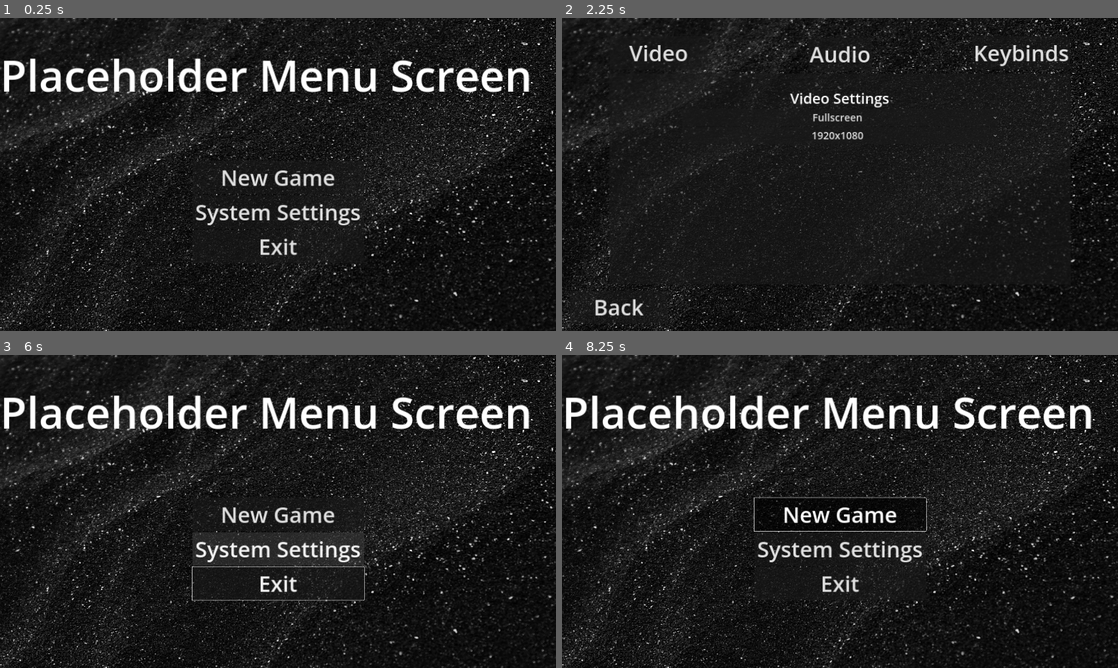
Above: before the commit, frames 1-4 (two rows, left to right).
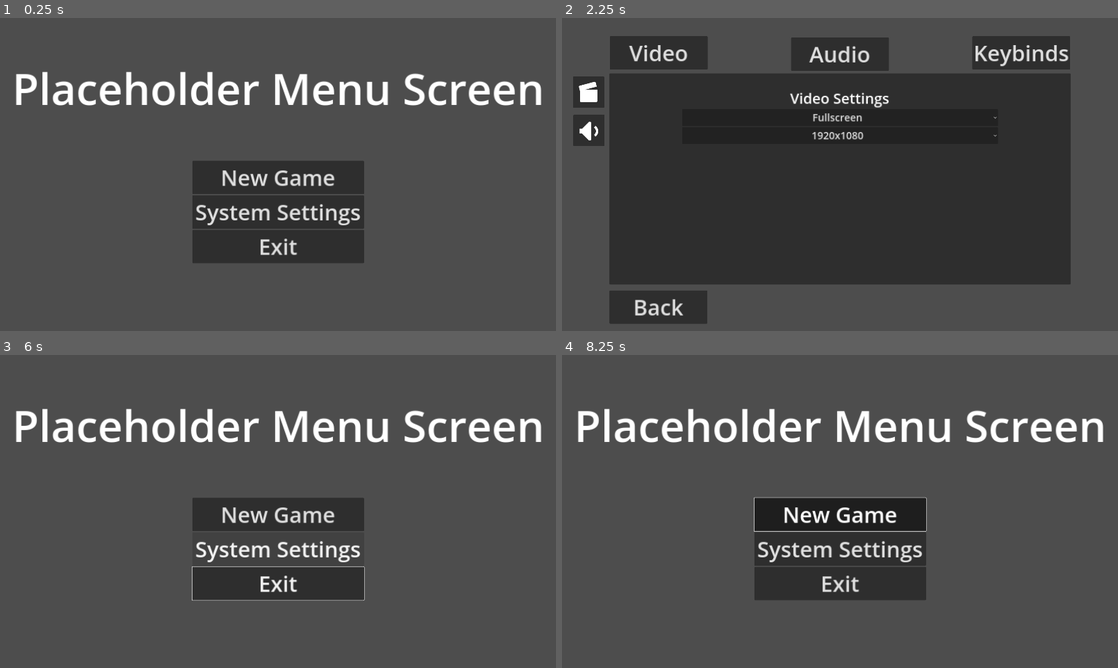
Above: after the commit, the same moments.

Repository: Zapiltar-E7/MenuConcept
Game: Godot game, scene res://Menus/main_menu_PHDR.tscn
Same seed, same stepped clock (60 frames per second), same inputs: the game is played once before the commit and once after it.
Inputs (mouse positions are in pixels of both pictures, inside the frame that each line leads up to):
- Up to frame 1 (0.25 s): no input
- Up to frame 2 (2.25 s): click "New Game" at 0.5 s; click "New Game" at 1.25 s; click "System Settings" at 2 s
- Up to frame 3 (6 s): click "Back" at 2.75 s; tap Enter at 3.5, 5 s; move the mouse to (400, 495) at 3.52 s; hold D (strafe_right) 3.53-4.25 s; tap F (block) at 3.6 s; click (400, 495) at 3.67 s; tap Space (jump) at 3.77, 4.25, 5.75 s; drag from (166, 527) to (250, 574) at 4.27 s; move the mouse to (333, 442) at 5.02 s; hold D (strafe_right) 5.03-5.75 s; tap C (crouch) at 5.1 s; drag from (250, 574) to (111, 464) at 5.77 s
- Up to frame 4 (8.25 s): move the mouse to (1006, 558) at 6.52 s; hold A (strafe_left) 6.53-7.25 s; click (1006, 558) at 6.6 s; drag from (673, 464) to (756, 433) at 7.27 s; move the mouse to (867, 511) at 8.02 s; hold S (move_backward) from 8.03 s (still down); hold Shift (sprint) from 8.03 s (still down); click (867, 511) at 8.17 s

The runs differ from the first frame. In frame 1, 89% of the frame differs, in the area x 0-100%, y 0-100%; in frame 2, 56%; in frame 3, 89%; in frame 4, 89%.

Commit message:
Icons
Free icons added

Diff:
--- a/soul-like-shenanigans/Menus/main_menu_PHDR.tscn
+++ b/soul-like-shenanigans/Menus/main_menu_PHDR.tscn
@@ -1,19 +1,9 @@
-[gd_scene load_steps=9 format=3 uid="uid://6yocw0mwpx13"]
+[gd_scene load_steps=5 format=3 uid="uid://6yocw0mwpx13"]
 
 [ext_resource type="Script" path="res://Menus/scripts/main_menu_phdr.gd" id="1_gpwtt"]
-[ext_resource type="Texture2D" uid="uid://dpauvtthakjdy" path="res://audio/adrien-olichon-RCAhiGJsUUE-unsplash.jpg" id="2_ap1sn"]
 [ext_resource type="PackedScene" uid="uid://envu7citva8h" path="res://Menus/system_settings.tscn" id="2_y70mu"]
 [ext_resource type="PackedScene" uid="uid://d3ula0ymkyvam" path="res://Menus/keybinds.tscn" id="3_kiphy"]
 [ext_resource type="AudioStream" uid="uid://drjbvjkttya7s" path="res://audio/menu music/fatalechoes.mp3" id="5_o2di7"]
-
-[sub_resource type="SystemFont" id="SystemFont_k0n8r"]
-font_names = PackedStringArray("Comic Sans MS")
-
-[sub_resource type="SystemFont" id="SystemFont_elquo"]
-font_names = PackedStringArray("Comic Sans MS")
-
-[sub_resource type="SystemFont" id="SystemFont_0ll33"]
-font_names = PackedStringArray("Comic Sans MS")
 
 [node name="Main Menu UI" type="Control"]
 layout_mode = 3
@@ -24,19 +14,6 @@
 grow_vertical = 2
 script = ExtResource("1_gpwtt")
 
-[node name="TextureRect" type="TextureRect" parent="."]
-layout_mode = 1
-anchors_preset = 15
-anchor_right = 1.0
-anchor_bottom = 1.0
-offset_left = -2040.0
-offset_top = -1460.0
-offset_right = 2040.0
-offset_bottom = 1460.0
-grow_horizontal = 2
-grow_vertical = 2
-texture = ExtResource("2_ap1sn")
-
 [node name="Start Screen" type="Control" parent="."]
 unique_name_in_owner = true
 layout_mode = 3
@@ -46,11 +23,17 @@
 
 [node name="Game Title" type="Label" parent="Start Screen"]
 layout_mode = 1
-anchors_preset = 10
-anchor_right = 1.0
-offset_right = 1798.0
-offset_bottom = 394.0
+anchors_preset = 8
+anchor_left = 0.5
+anchor_top = 0.5
+anchor_right = 0.5
+anchor_bottom = 0.5
+offset_left = 22.0
+offset_top = 120.0
+offset_right = 1860.0
+offset_bottom = 325.0
 grow_horizontal = 2
+grow_vertical = 2
 theme_override_font_sizes/font_size = 150
 text = "Placeholder Menu Screen"
 horizontal_alignment = 1
@@ -72,19 +55,16 @@
 
 [node name="New Game" type="Button" parent="Start Screen/VBoxContainer"]
 layout_mode = 2
-theme_override_fonts/font = SubResource("SystemFont_k0n8r")
 theme_override_font_sizes/font_size = 75
 text = "New Game"
 
 [node name="Settings Button" type="Button" parent="Start Screen/VBoxContainer"]
 layout_mode = 2
-theme_override_fonts/font = SubResource("SystemFont_elquo")
 theme_override_font_sizes/font_size = 75
 text = "System Settings"
 
 [node name="Exit" type="Button" parent="Start Screen/VBoxContainer"]
 layout_mode = 2
-theme_override_fonts/font = SubResource("SystemFont_0ll33")
 theme_override_font_sizes/font_size = 75
 text = "Exit"
 
--- /dev/null
+++ b/soul-like-shenanigans/Menus/menu_music defunct.tscn
@@ -0,0 +1,11 @@
+[gd_scene load_steps=3 format=3 uid="uid://cnhgohoi5sbhw"]
+
+[ext_resource type="AudioStream" uid="uid://drjbvjkttya7s" path="res://audio/menu music/fatalechoes.mp3" id="1_v0abg"]
+[ext_resource type="Script" path="res://Menus/scripts/menu_music defunct.gd" id="2_nn8gm"]
+
+[node name="AudioStreamPlayer" type="AudioStreamPlayer"]
+stream = ExtResource("1_v0abg")
+autoplay = true
+bus = &"Music"
+parameters/looping = true
+script = ExtResource("2_nn8gm")
--- a/soul-like-shenanigans/Menus/menu_music.tscn
+++ /dev/null
@@ -1,11 +0,0 @@
-[gd_scene load_steps=3 format=3 uid="uid://cnhgohoi5sbhw"]
-
-[ext_resource type="AudioStream" uid="uid://drjbvjkttya7s" path="res://audio/menu music/fatalechoes.mp3" id="1_baofa"]
-[ext_resource type="Script" path="res://Menus/scripts/menu_music.gd" id="1_mqt5e"]
-
-[node name="AudioStreamPlayer" type="AudioStreamPlayer"]
-stream = ExtResource("1_baofa")
-autoplay = true
-bus = &"Music"
-parameters/looping = true
-script = ExtResource("1_mqt5e")
--- a/soul-like-shenanigans/Menus/system_settings.tscn
+++ b/soul-like-shenanigans/Menus/system_settings.tscn
@@ -1,8 +1,10 @@
-[gd_scene load_steps=4 format=3 uid="uid://envu7citva8h"]
+[gd_scene load_steps=6 format=3 uid="uid://envu7citva8h"]
 
 [ext_resource type="Script" path="res://Menus/scripts/system_settings.gd" id="1_toewp"]
 [ext_resource type="Script" path="res://Menus/scripts/keybinds_phdr.gd" id="2_ts6p5"]
 [ext_resource type="PackedScene" uid="uid://dqpd0kro067ie" path="res://Menus/keybind menu/input_button.tscn" id="3_bwuc3"]
+[ext_resource type="Texture2D" uid="uid://be6mj6jk8u4me" path="res://UI Icons/2x/video.png" id="4_sugv8"]
+[ext_resource type="Texture2D" uid="uid://drijyrrx5315i" path="res://UI Icons/2x/audioOn.png" id="5_ufdlk"]
 
 [node name="System Settings" type="Control"]
 layout_mode = 3
@@ -24,15 +26,6 @@
 grow_vertical = 2
 script = ExtResource("2_ts6p5")
 
-[node name="Back" type="Button" parent="Keybinds"]
-layout_mode = 2
-offset_left = 27.0
-offset_top = 940.0
-offset_right = 365.0
-offset_bottom = 1051.0
-theme_override_font_sizes/font_size = 75
-text = "Back"
-
 [node name="Label" type="Label" parent="Keybinds"]
 visible = false
 layout_mode = 1
@@ -50,9 +43,9 @@
 
 [node name="Reset Button" type="Button" parent="Keybinds"]
 layout_mode = 2
-offset_left = 1548.0
+offset_left = 1415.0
 offset_top = 940.0
-offset_right = 1886.0
+offset_right = 1753.0
 offset_bottom = 1051.0
 focus_mode = 0
 theme_override_font_sizes/font_size = 75
@@ -65,19 +58,19 @@
 anchor_top = 0.5
 anchor_right = 0.5
 anchor_bottom = 0.5
-offset_left = -792.0
+offset_left = -796.0
 offset_top = -346.0
-offset_right = 792.0
+offset_right = 796.0
 offset_bottom = 380.0
 grow_horizontal = 2
 grow_vertical = 2
 
 [node name="MarginContainer" type="MarginContainer" parent="Keybinds/PanelContainer"]
 layout_mode = 2
-theme_override_constants/margin_left = 8
-theme_override_constants/margin_top = 8
-theme_override_constants/margin_right = 8
-theme_override_constants/margin_bottom = 8
+theme_override_constants/margin_left = 50
+theme_override_constants/margin_top = 50
+theme_override_constants/margin_right = 50
+theme_override_constants/margin_bottom = 50
 
 [node name="VBoxContainer" type="VBoxContainer" parent="Keybinds/PanelContainer/MarginContainer"]
 layout_mode = 2
@@ -230,9 +223,9 @@
 
 [node name="Back" type="Button" parent="."]
 layout_mode = 0
-offset_left = 27.0
+offset_left = 164.0
 offset_top = 940.0
-offset_right = 365.0
+offset_right = 502.0
 offset_bottom = 1051.0
 theme_override_font_sizes/font_size = 75
 text = "Back"
@@ -253,7 +246,7 @@
 theme_override_font_sizes/font_size = 75
 text = "Keybinds"
 
-[node name="Video Settings Button" type="Button" parent="."]
+[node name="Video Button Text" type="Button" parent="."]
 layout_mode = 1
 anchors_preset = 7
 anchor_left = 0.5
@@ -269,20 +262,48 @@
 theme_override_font_sizes/font_size = 75
 text = "Video"
 
-[node name="Audio Settings Button" type="Button" parent="."]
+[node name="Video Button Icon" type="Button" parent="."]
+layout_mode = 1
+anchors_preset = 7
+anchor_left = 0.5
+anchor_top = 1.0
+anchor_right = 0.5
+anchor_bottom = 1.0
+offset_left = -922.0
+offset_top = -878.0
+offset_right = -814.0
+offset_bottom = -770.0
+grow_horizontal = 2
+grow_vertical = 0
+theme_override_font_sizes/font_size = 75
+icon = ExtResource("4_sugv8")
+
+[node name="Audio Settings Text" type="Button" parent="."]
 layout_mode = 1
 anchors_preset = 5
 anchor_left = 0.5
 anchor_right = 0.5
-offset_left = -109.5
+offset_left = -169.0
 offset_top = 67.0
-offset_right = 109.5
+offset_right = 169.0
 offset_bottom = 178.0
 grow_horizontal = 2
 theme_override_font_sizes/font_size = 75
 text = "Audio"
 
-[connection signal="pressed" from="Keybinds/Back" to="Keybinds" method="_on_back_pressed"]
+[node name="Audio Settings Icon" type="Button" parent="."]
+layout_mode = 1
+anchors_preset = 5
+anchor_left = 0.5
+anchor_right = 0.5
+offset_left = -921.0
+offset_top = 334.0
+offset_right = -813.0
+offset_bottom = 442.0
+grow_horizontal = 2
+theme_override_font_sizes/font_size = 75
+icon = ExtResource("5_ufdlk")
+
 [connection signal="pressed" from="Keybinds/Reset Button" to="Keybinds" method="_on_reset_button_pressed"]
 [connection signal="drag_ended" from="Audio Settings Container/MarginContainer/VBoxContainer/ScrollContainer/VBoxContainer/MainVolume" to="." method="_on_main_volume_drag_ended"]
 [connection signal="value_changed" from="Audio Settings Container/MarginContainer/VBoxContainer/ScrollContainer/VBoxContainer/MainVolume" to="." method="_on_main_volume_value_changed"]
@@ -292,5 +313,7 @@
 [connection signal="item_selected" from="Video Settings Container/MarginContainer/VBoxContainer/ScrollContainer/VBoxContainer/Window Resolution" to="." method="_on_window_resolution_item_selected"]
 [connection signal="pressed" from="Back" to="." method="_on_back_pressed"]
 [connection signal="pressed" from="Keybind Button" to="." method="_on_keybinds_pressed"]
-[connection signal="pressed" from="Video Settings Button" to="." method="_on_video_settings_button_pressed"]
-[connection signal="pressed" from="Audio Settings Button" to="." method="_on_audio_settings_button_pressed"]
+[connection signal="pressed" from="Video Button Text" to="." method="_on_video_settings_button_pressed"]
+[connection signal="pressed" from="Video Button Icon" to="." method="_on_video_settings_button_pressed"]
+[connection signal="pressed" from="Audio Settings Text" to="." method="_on_audio_settings_button_pressed"]
+[connection signal="pressed" from="Audio Settings Icon" to="." method="_on_audio_settings_button_pressed"]
--- a/soul-like-shenanigans/project.godot
+++ b/soul-like-shenanigans/project.godot
@@ -24,7 +24,7 @@
 [autoload]
 
 ConfigFileHandler="*res://Menus/scripts/ConfigFileHandler.gd"
-MenuMusic="res://Menus/scripts/menu_music.gd"
+MenuMusic="res://Menus/scripts/menu_music defunct.gd"
 
 [display]
 
Renamed: soul-like-shenanigans/Menus/scripts/menu_music.gd -> soul-like-shenanigans/Menus/scripts/menu_music defunct.gd
Binary file added: soul-like-shenanigans/UI Icons/2x/arrowDown.png
Not shown, added: soul-like-shenanigans/UI Icons/2x/arrowDown.png.import
Binary file added: soul-like-shenanigans/UI Icons/2x/arrowLeft.png
Not shown, added: soul-like-shenanigans/UI Icons/2x/arrowLeft.png.import
Binary file added: soul-like-shenanigans/UI Icons/2x/arrowRight.png
Not shown, added: soul-like-shenanigans/UI Icons/2x/arrowRight.png.import
Binary file added: soul-like-shenanigans/UI Icons/2x/arrowUp.png
Not shown, added: soul-like-shenanigans/UI Icons/2x/arrowUp.png.import
Binary file added: soul-like-shenanigans/UI Icons/2x/audioOff.png
Not shown, added: soul-like-shenanigans/UI Icons/2x/audioOff.png.import
Binary file added: soul-like-shenanigans/UI Icons/2x/audioOn.png
(and 199 more such lines)
